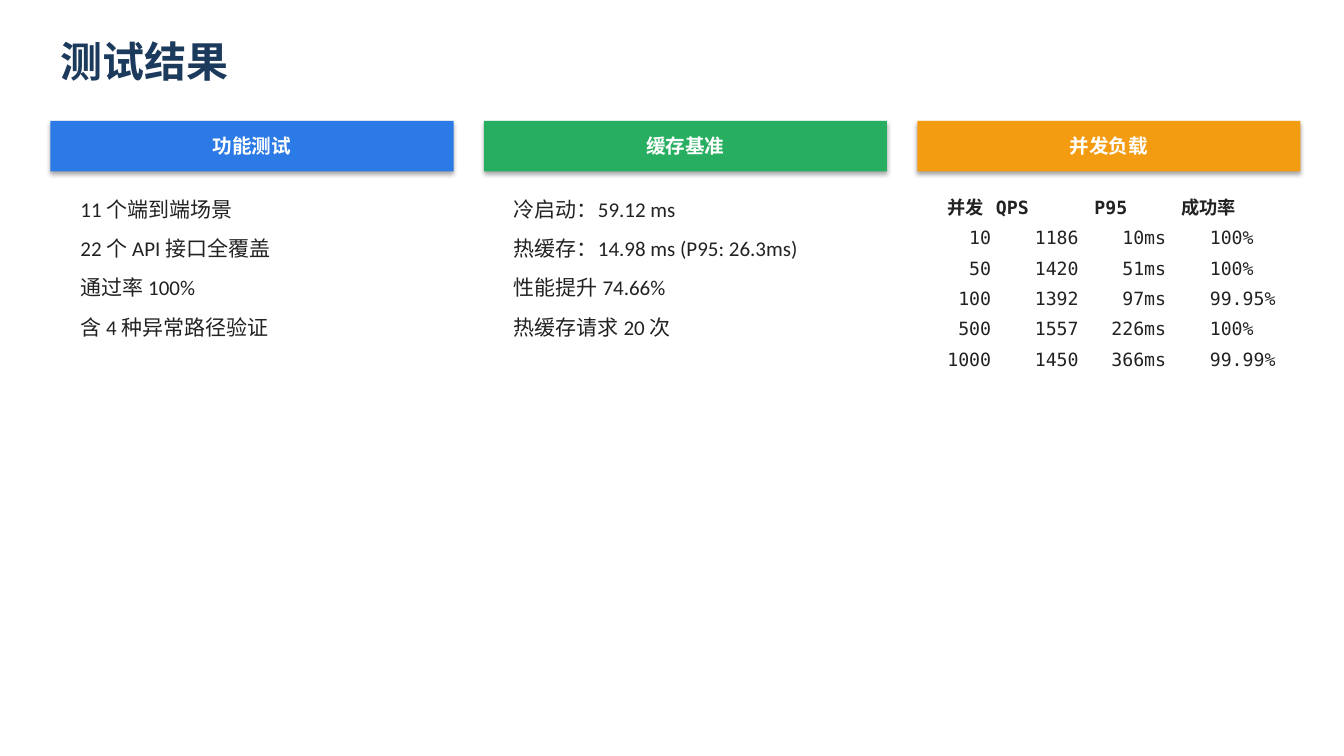
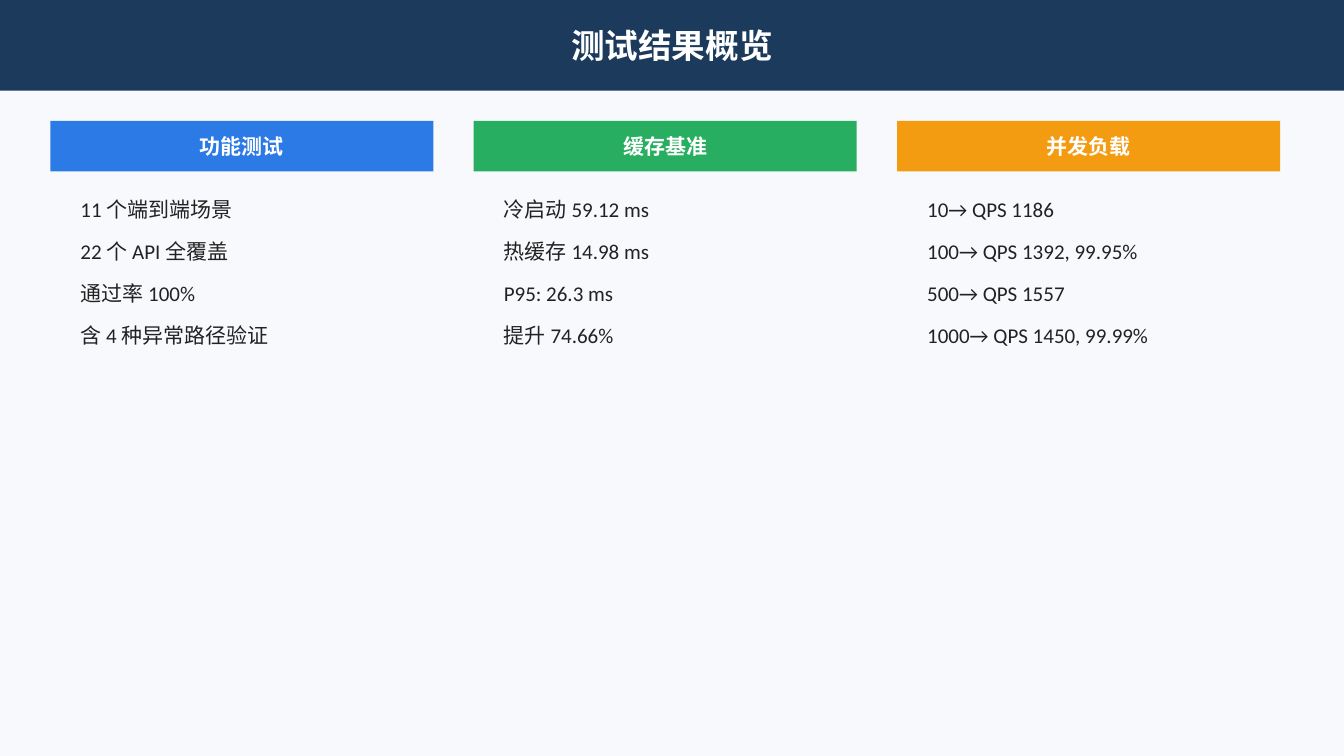
Before and after one commit to Wkjlovec/graduation_project_zhuang, a slide deck: slide 12 of docs/答辩PPT.pptx (slide 7 before the commit). Drawn at 1344x756 pixels with LibreOffice and Linux fonts; fonts in the diff are those of the drawing. Boxes give left, top, right and bottom in pixels: in the first picture for what was removed or moved away, otherwise in the second. Text is boxed around its words. In the diff, an @@ line names an element or a change of style, - is before the commit and + after.

```diff
--- a/docs/答辩PPT.pptx
+++ b/docs/答辩PPT.pptx
@@ background #FFFFFF to #F7F9FC @@
@@ rectangle "测试结果概览" resized from (x1=60, y1=41, x2=228, y2=81) to (x1=0, y1=0, x2=1344, y2=91) @@
@@ rectangle "测试结果概览" at (x1=0, y1=0, x2=1344, y2=91): vertical alignment top to middle; fill none to #1B3A5C @@
@@ text in rectangle at (x1=571, y1=29, x2=773, y2=61): text changed; size 30 to 24 pt; text colour #1B3A5C to #FFFFFF @@
-测试结果
+测试结果概览
@@ rectangle "功能测试" resized from (x1=50, y1=121, x2=454, y2=171) to (x1=50, y1=121, x2=434, y2=171) @@
@@ size 14 to 15 pt; shadow off in 3 elements at (x1=50, y1=121, x2=434, y2=171), (x1=897, y1=121, x2=1280, y2=171), (x1=474, y1=121, x2=857, y2=171) @@
@@ rectangle "缓存基准" resized from (x1=484, y1=121, x2=887, y2=171) to (x1=474, y1=121, x2=857, y2=171) @@
@@ rectangle "并发负载" moved from (x1=918, y1=121, x2=1301, y2=171) to (x1=897, y1=121, x2=1280, y2=171) @@
@@ text at (x1=504, y1=199, x2=649, y2=345): text changed @@
-冷启动：59.12 ms
-热缓存：14.98 ms (P95: 26.3ms)
-性能提升 74.66%
-热缓存请求 20 次
+冷启动 59.12 ms
+热缓存 14.98 ms
+P95: 26.3 ms
+提升 74.66%
@@ text at (x1=927, y1=202, x2=1148, y2=346): text changed; size 13 to 15 pt; font DejaVu Sans Mono to Calibri @@
-并发 QPS P95 成功率
-10 1186 10ms 100%
-50 1420 51ms 100%
-100 1392 97ms 99.95%
-500 1557 226ms 100%
-1000 1450 366ms 99.99%
+10→ QPS 1186
+100→ QPS 1392, 99.95%
+500→ QPS 1557
+1000→ QPS 1450, 99.99%
@@ text at (x1=80, y1=241, x2=228, y2=261): text changed @@
-22 个 API 接口全覆盖
+22 个 API 全覆盖
@@ text at (x1=80, y1=283, x2=269, y2=345): more space between paragraphs @@
```
Also in this commit, not shown: 5 other slides changed, 9 slides added, 2 slides removed, 1 other file.
